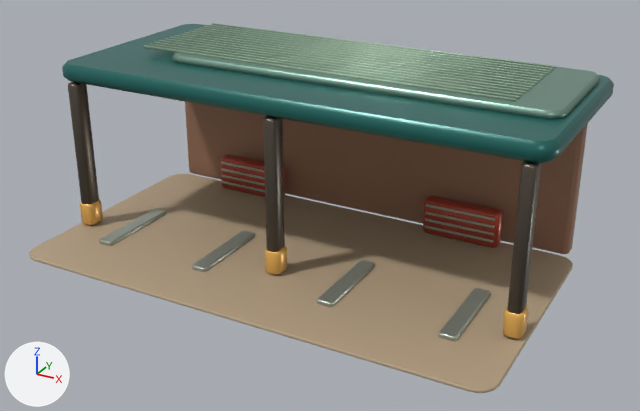
Renders of the glTF model assets/models/desert/truck.glb from each side of a commit.
Both versions are drawn from a 50 mm camera at (10.54, -19.2, 10.65) aimed at (0.51, -0.98, 1.54). The lights are fixed; the arrows at lower left show +X, +Y and +Z. The first picture is the older version. Vertices at exactly the same position are counted once.

Objects in the first picture: 'Truck'.
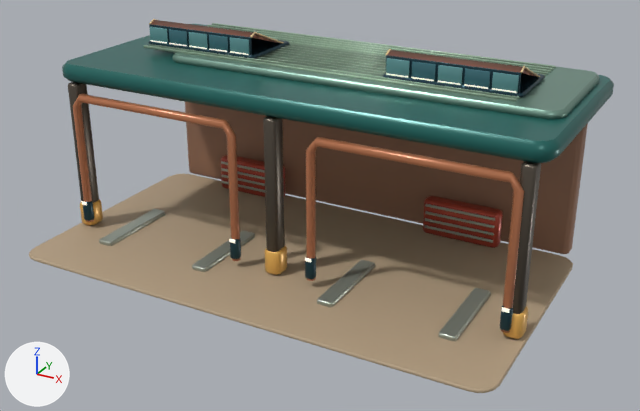
Where the change shows, as pixel boxes [x1, y1, x2, y2] in the pictures (640 x 411 px):
'Truck', reshaped: before [29, 23, 614, 393]; after [29, 19, 614, 393]
part 1 of me_truck, added: after [73, 19, 545, 333]
part 2 of me_truck, recoloured: before [82, 30, 545, 337]; after [82, 42, 545, 337]

What changed in the scene script:
```text
Add mat_tint:
    mat_tint = bpy.data.materials.new('Tint')
    mat_tint.use_nodes = True; mat_tint.node_tree.nodes.clear()
    _N = mat_tint.node_tree.nodes; _L = mat_tint.node_tree.links
    n0 = _N.new('ShaderNodeBsdfPrincipled'); n0.name = 'Principled BSDF'
    n0.inputs[1].default_value = 0.11  # 'Metallic'
    n0.inputs[2].default_value = 0.22  # 'Roughness'
    n1 = _N.new('ShaderNodeOutputMaterial'); n1.name = 'Material Output'
    n2 = _N.new('ShaderNodeVertexColor'); n2.name = 'Color Attribute'
    _L.new(n0.outputs[0], n1.inputs[0])  # 'BSDF' to 'Surface'
    _L.new(n2.outputs[0], n0.inputs[0])  # 'Color' to 'Base Color'
Change me_truck:
    used by ob_truck; location = (0.0, 0.0, 0.0)
    remove me_truck.from_pydata(...)  # 2976 vertices, 5788 faces; spans x -6.64..6.64, y -4.66..3.38, z -0.01..4.93
    add me_truck.from_pydata(...)  # 5532 vertices, 10736 faces; spans x -6.64..6.64, y -4.66..3.38, z -0.01..5.56
    me_truck part 1: 1836 vertices added at x -6.13..6.13, y -2.64..1.6, z 0.28..5.56
    me_truck part 2: 1032 kept faces spanning x -6.27..6.33, y -2.53..1.75, z 0.14..4.93 get new vertex colours; the middle colour goes from grey #97b19a to grey #778c7a
    other edits to the shape of me_truck do not show in these pictures
    add me_truck.materials.append(mat_tint)
```
